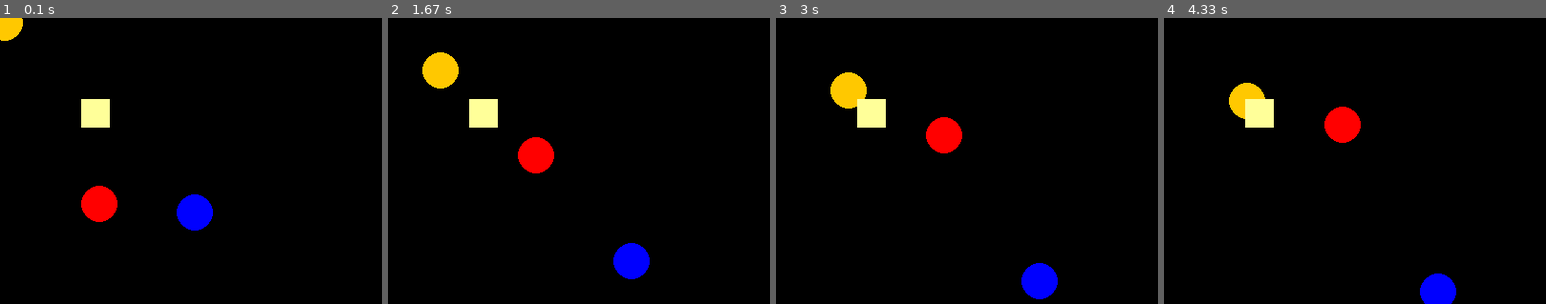
Above: before the commit, frames 1-4 (left to right).
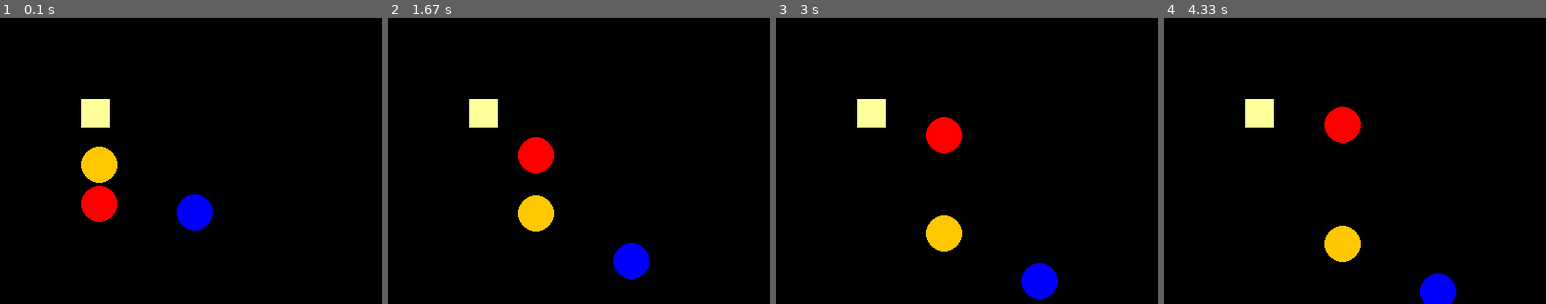
Above: after the commit, the same moments.

Repository: chauncy-crib/tagprobot-ml
Game: pygame game, started from python/main.py
Two runs of this game, one before a commit and one after it. Both use one fixed random seed, a clock stepped at 60 frames per second and the inputs below.
Inputs:
- Up to frame 1 (0.1 s): no input
- Up to frame 2 (1.67 s): no input
- Up to frame 3 (3 s): no input
- Up to frame 4 (4.33 s): no input

The runs differ from the first frame. In frame 1, 1.3% of the frame differs, in the area x 0-31%, y 0-58%; in frame 2, 1.9%, in the area x 9-44%, y 12-75%; in frame 3, 1.8%; in frame 4, 1.6%.

Commit message:
Initial user input

Diff:
--- a/python/input/input.py
+++ b/python/input/input.py
@@ -1,6 +1,8 @@
 from typing import Dict
 from dataclasses import dataclass
 from uuid import UUID
+
+import pygame
 
 
 @dataclass(frozen=True)
@@ -10,7 +12,12 @@
     up_pressed: bool
     down_pressed: bool
 
+    @staticmethod
+    def from_pygame_pressed(pyg_keys) -> 'Keys':
+        return Keys(pyg_keys[pygame.K_LEFT], pyg_keys[pygame.K_RIGHT],
+                    pyg_keys[pygame.K_UP], pyg_keys[pygame.K_DOWN])
+
 
 @dataclass(frozen=True)
 class Input:
-    keys: Dict[UUID, Keys]
+    commands: Dict[UUID, Keys]
--- a/python/main.py
+++ b/python/main.py
@@ -4,6 +4,8 @@
 from state.ball import Ball, Team
 from state.flag import Flag
 from state.state import State
+
+from input.input import Keys, Input
 
 
 def main():
@@ -14,7 +16,7 @@
 
     foe_ball = Ball(200, 200, uuid4(), Team.FOE, 50, 50)
     friend_ball = Ball(100, 200, uuid4(), Team.FRIEND, 50, -50)
-    ego_ball = Ball(0, 0, uuid4(), Team.EGO, 50, 50)
+    ego_ball = Ball(100, 150, uuid4(), Team.EGO, 50, 50)
     flag = Flag(100, 100)
 
     world_state = State([foe_ball] + [friend_ball] + [ego_ball], flag)
@@ -25,10 +27,12 @@
         for event in pygame.event.get():
             if event.type == pygame.QUIT:
                 done = True
+        current_input = Input({ego_ball.id: Keys.from_pygame_pressed(pygame.key.get_pressed())})
 
         screen.fill((0, 0, 0))
         clock.tick(60)  # tagpro runs at 60hz
         delta_t_ms: int = clock.get_time()
+        world_state.handle_input(current_input)
         world_state.next_state(delta_t_ms)
         world_state.draw(screen)
         pygame.display.flip()
--- a/python/state/ball.py
+++ b/python/state/ball.py
@@ -5,6 +5,7 @@
 
 from visualization.shape import Shape
 from input.input import Keys
+from utils.math import clamp
 
 radius: int = 19  # pixels
 max_speed: float = 250  # pixels / second
@@ -59,7 +60,6 @@
         return False
 
     def handle_input(self, keypresses: Keys) -> None:
-        # Handle x component of Ball state
         self.ax = self._accel_from_input(keypresses.left_pressed, keypresses.right_pressed)
         self.ay = self._accel_from_input(keypresses.up_pressed, keypresses.down_pressed)
 
@@ -85,8 +85,9 @@
         self.move(dt)
 
     def apply_accels(self, dt: int) -> None:
-        self.vx += (self.ax - self.vx * damping_coefficient) * dt * 0.001
-        self.vy += (self.ay - self.vy * damping_coefficient) * dt * 0.001
+        max_vel = max_speed if not self.is_on_team_tile(None) else max_speed * 2.0
+        self.vx += clamp((self.ax - self.vx * damping_coefficient) * dt * 0.001, -max_vel, max_vel)
+        self.vy += clamp((self.ay - self.vy * damping_coefficient) * dt * 0.001, -max_vel, max_vel)
 
     def move(self, dt: int) -> None:
         self.x += self.vx * dt * 0.001
--- a/python/state/state.py
+++ b/python/state/state.py
@@ -27,9 +27,9 @@
 
         self.flag.draw(screen)
 
-    def handle_inputs(self, input: Input) -> None:
-        # TODO: implement this correctly in a subsequent PR
-        pass
+    def handle_input(self, user_input: Input) -> None:
+        for uid, keys in user_input.commands.items():
+            self.balls[uid].handle_input(keys)
 
     def next_state(self, dt: int) -> None:
         """
--- /dev/null
+++ b/python/utils/math.py
@@ -0,0 +1,2 @@
+def clamp(num, range_min, range_max):
+    return max(min(num, range_max), range_min)
Empty file added: python/utils/__init__.py
